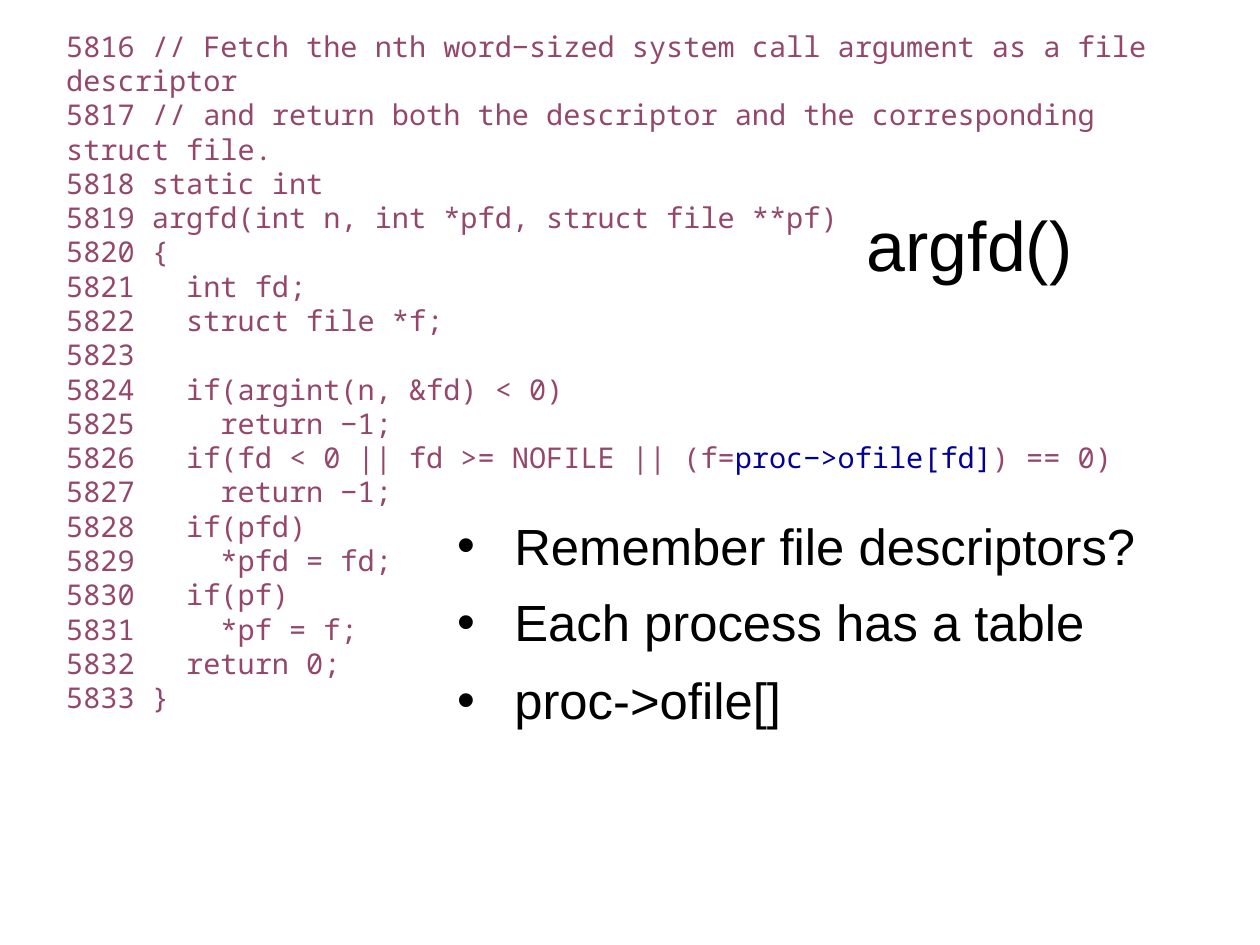
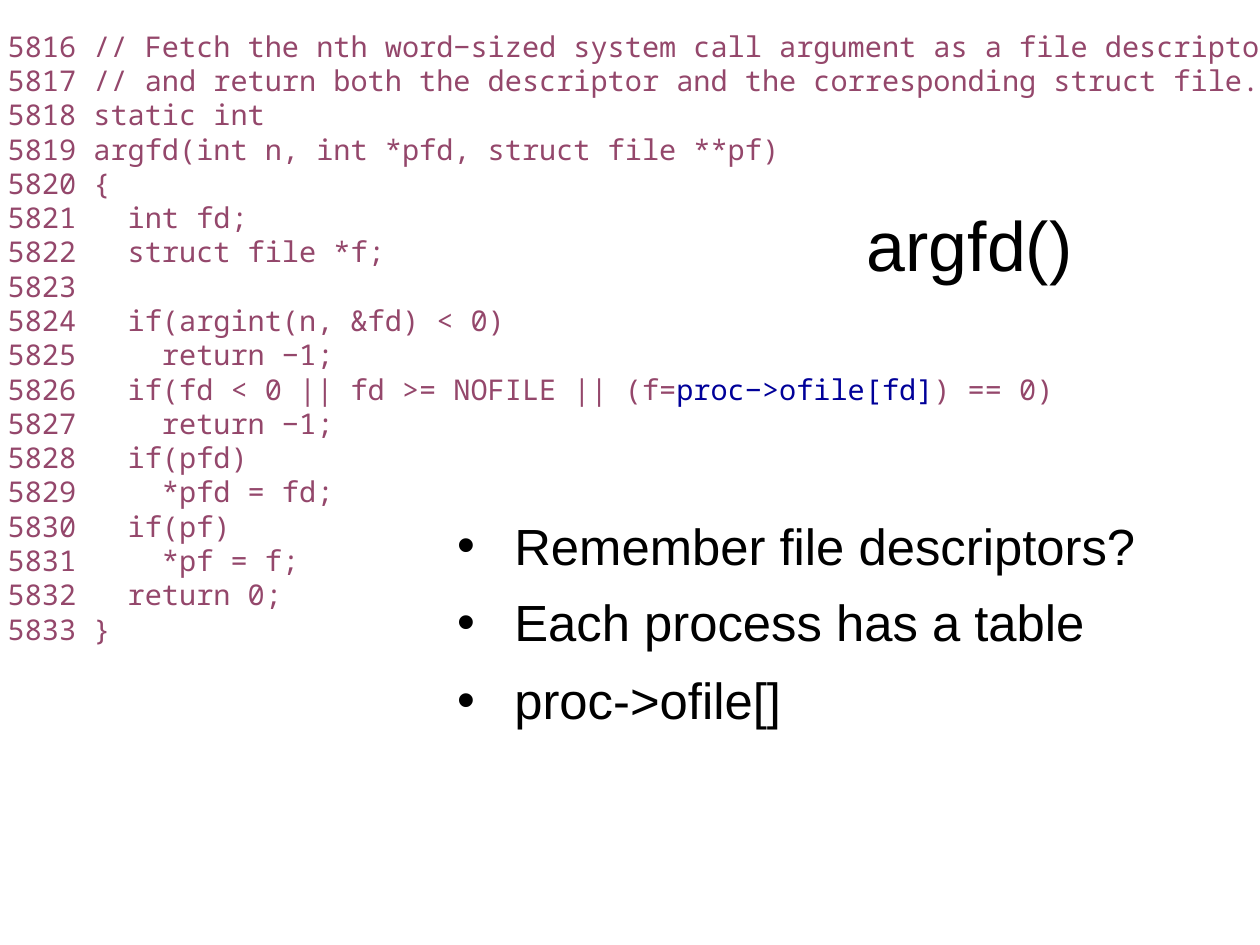
Before and after one commit to mars-research/cs5460, a slide deck: slide 91 of static/lectures/lecture12-file-system/lecture12-file-system.pptx. Drawn at 1260x945 pixels with LibreOffice and Linux fonts; fonts in the diff are those of the drawing. Boxes give left, top, right and bottom in pixels: in the first picture for what was removed or moved away, otherwise in the second. Text is boxed around its words. In the diff, an @@ line names an element or a change of style, - is before the commit and + after.

```diff
--- a/static/lectures/lecture12-file-system/lecture12-file-system.pptx
+++ b/static/lectures/lecture12-file-system/lecture12-file-system.pptx
@@ text "5816 // Fetch the nth ..." rewrapped from (66,35,1147,709) to (8,35,1260,641) @@
```
Also in this commit, not shown: 28 other slides changed, 1 other file.
